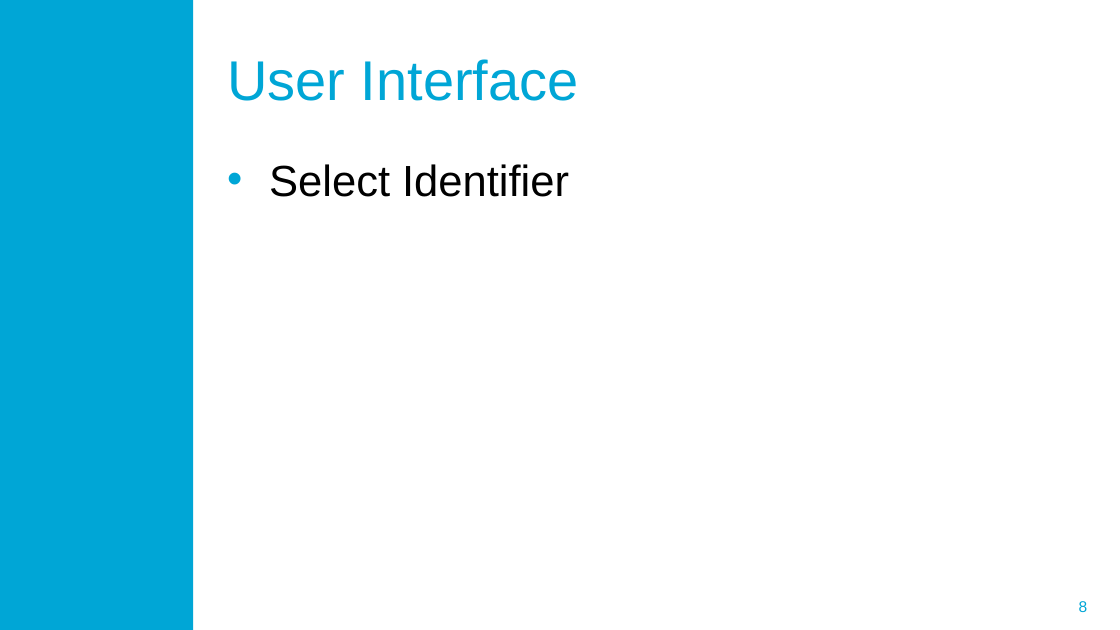
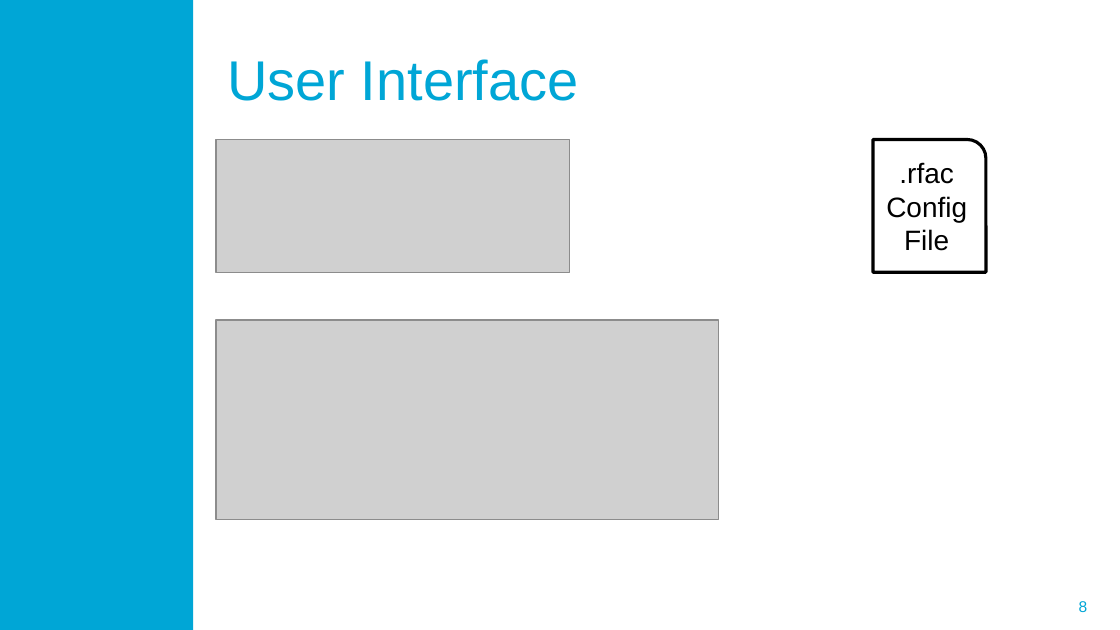
Before and after one commit to ProMisDev/metaborg-tiger, a slide deck: slide 8 of presentation/Misteli_Refactoring_in_Spoofax.pptx. Drawn at 1120x630 pixels with LibreOffice and Linux fonts; fonts in the diff are those of the drawing; grey boxes stand for pictures; background and template pictures are left out. Boxes give left, top, right and bottom in pixels: in the first picture for what was removed or moved away, otherwise in the second. Text is boxed around its words. In the diff, an @@ line names an element or a change of style, - is before the commit and + after.

Commit message:
Update Presentation

```diff
--- a/presentation/Misteli_Refactoring_in_Spoofax.pptx
+++ b/presentation/Misteli_Refactoring_in_Spoofax.pptx
@@ picture added at <box>216,140,570,273</box> @@
@@ round rect added at <box>874,140,987,273</box>, fill #FFFFFF, outline #000000 2 pt, 18 pt, text #000000 @@
+.rfac Config File
@@ text removed at <box>269,164,569,197</box> @@
-• Select Identifier
@@ picture added at <box>216,320,718,521</box> @@
```
Also in this commit, not shown: 3 slides added.
